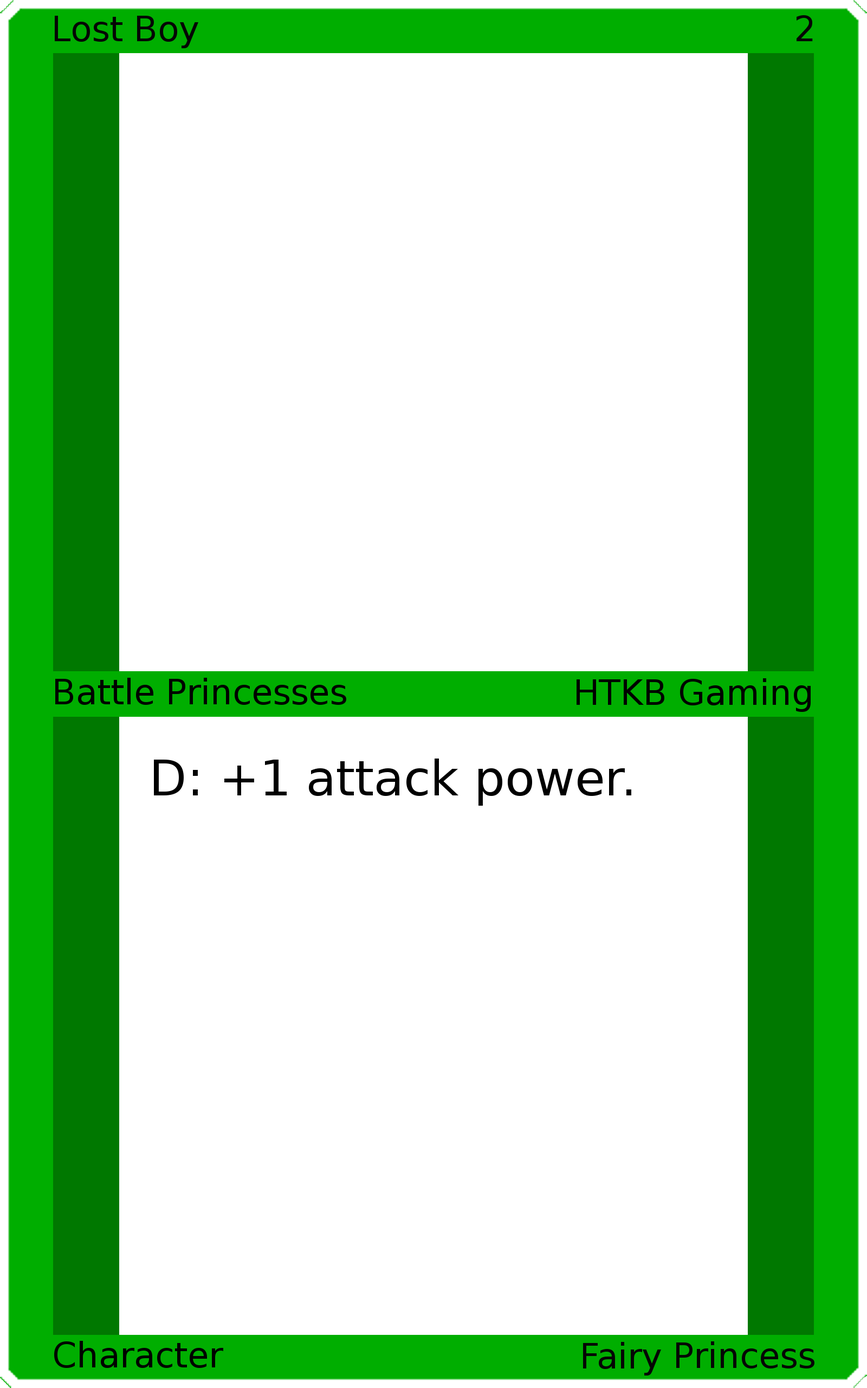
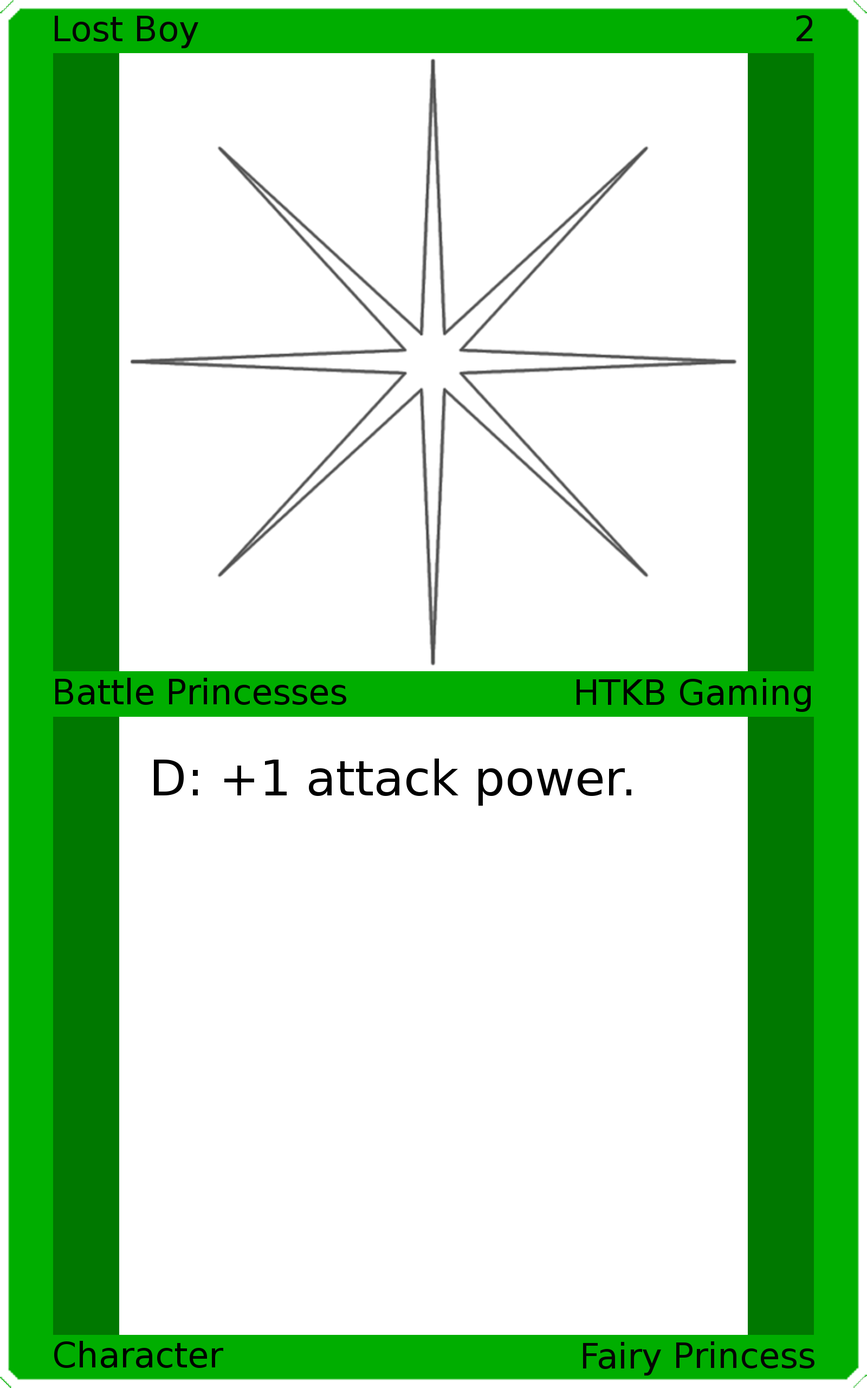
Before/after of a 867px x 1388px layered artwork. What changed in the layer stack:
added layer "Art" above "Top Background" over [129, 57, 738, 666]
